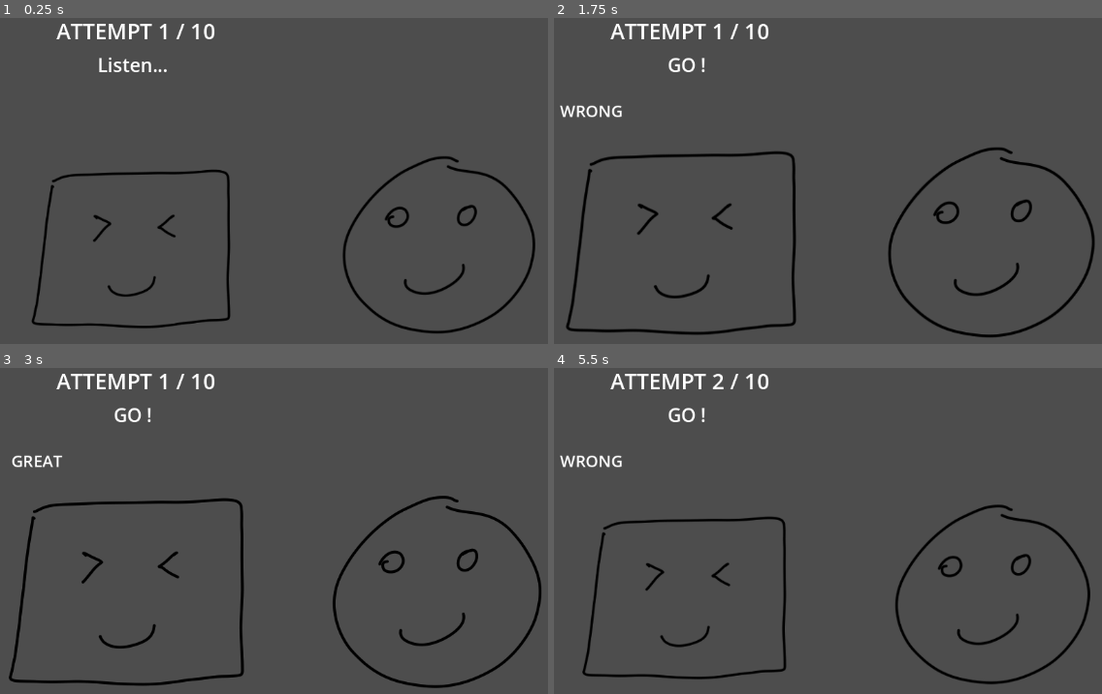
Above: before the commit, frames 1-4 (two rows, left to right).
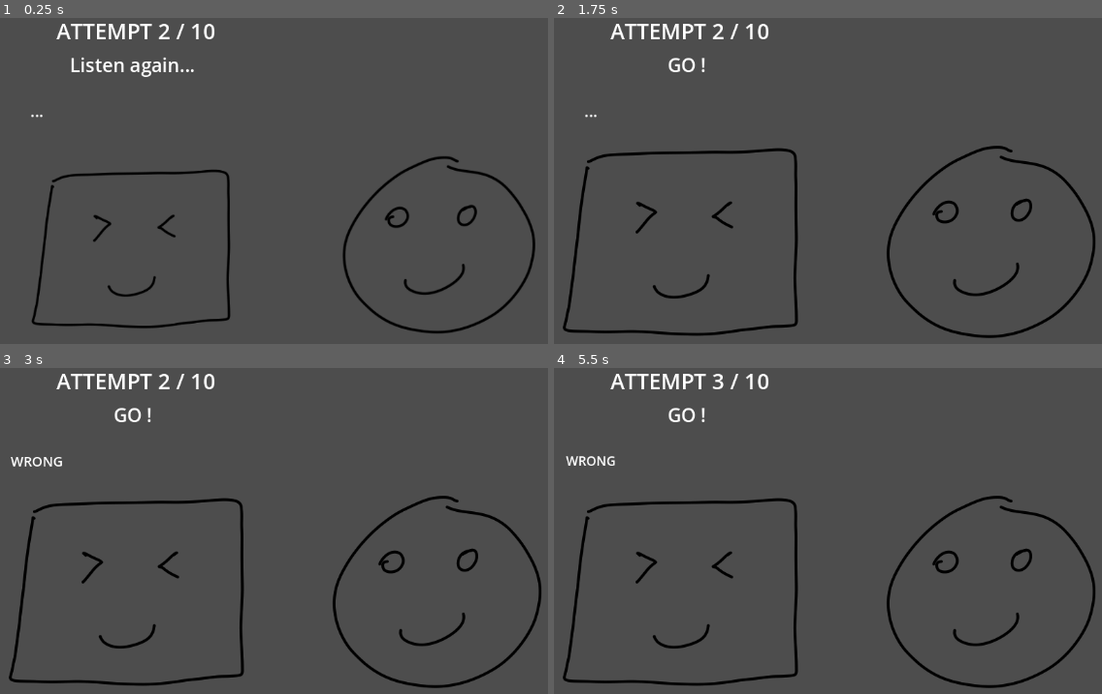
Above: after the commit, the same moments.

Repository: edralzar/gwj-86
Game: Godot game, scene res://scene_1.tscn
Same seed, same stepped clock (60 frames per second), same inputs: the game is played once before the commit and once after it. Sound files missing from this copy of the repository are replaced by a short silence.
Inputs:
- Up to frame 1 (0.25 s): no input
- Up to frame 2 (1.75 s): tap A (Note1) at 0.6 s; tap D (Note2) at 0.8, 1.35 s; tap W (Note3) at 1.55 s
- Up to frame 3 (3 s): tap W (Note3) at 2.1 s; tap S (Note4) at 2.3, 2.85 s
- Up to frame 4 (5.5 s): tap A (Note1) at 3.05, 3.6 s; tap D (Note2) at 3.8, 4.35 s; tap W (Note3) at 4.55, 5.1 s; tap S (Note4) at 5.3 s

The runs differ from the first frame. In frame 1, 0.5% of the frame differs, in the area x 5-36%, y 1-31%; in frame 2, 3.6%; in frame 3, 0.3%; in frame 4, 5.7%, in the area x 1-99%, y 1-99%.
Error before the commit: Cannot call method 'play' on a null value. (res://node_2d.gd:63)

Commit message:
Refactor beat handling and judging: infinite beats

Diff:
--- a/node_2d.gd
+++ b/node_2d.gd
@@ -5,71 +5,105 @@
 @onready var progress: Label = $ProgressLabel
 @onready var judge: Label = $JudgeLabel
 @onready var synth: SamplerInstrument2D = $Sampler2D
+@onready var beatsPerAttempt := notes.size() + responses.size()
 
-@export var notes : Array[String] = ["C", "E", "G", "B"]
-@export var responses : Array[String] = [ "D", "D", "D", "E"]
+@export var notes : Array[String] = ["D", "E", "G", "B"]
+@export var responses : Array[String] = [ "D", "D", "D", "D"]
 @export var max_attempts : int = 2
 
 var pTween: Tween
 var oTween: Tween
+var jTween: Tween
 var tweenBeat: float
 var attempt: int = 0
 var playerTurn: bool = false
 var stop := false
+var lastBeatPlayed: String = ""
+var lastNotePlayed: String = ""
 
 func _ready() -> void:
 	var beatMs := r.beat_length
+	r.beats(1).connect(func(count): # General animation and tracking of attempts
+		var beat = count % beatsPerAttempt
+		if stop:
+			#Extraneous beat, ensuring cleanup
+			judge.text = ""
+			guide.text = "The End"
+			return
+		if (beat == 0):
+			attempt += 1
+			if (attempt == max_attempts):
+				# Mark stopped and stop tweening
+				r.running = false
+				stop = true
+				oTween.stop()
+				pTween.stop()
+				jTween.stop()
+				$Player/Sprite2D.scale = Vector2.ONE
+				$Other/Sprite2D.scale = Vector2.ONE
+				await get_tree().create_timer(beatMs / 2).timeout
+				if (r.audio_stream_player): r.audio_stream_player.stop()
+				judge.text = ""
+				guide.text = "The End"
+			else:
+				# Start tweening
+				pTween = get_tree().create_tween().set_loops(4)
+				pTween.tween_property($Player/Sprite2D, "scale", Vector2(0.8 , 0.8), beatMs * 0.75)
+				pTween.tween_property($Player/Sprite2D, "scale", Vector2(1.0, 1.0), beatMs * 0.25)
+				oTween = get_tree().create_tween().set_loops(4)
+				oTween.tween_property($Other/Sprite2D, "scale", Vector2(0.9 , 0.9), beatMs * 0.75)
+				oTween.tween_property($Other/Sprite2D, "scale", Vector2(1.0, 1.0), beatMs * 0.25)
+		print("beat %s in attempt %s [total beats %s]" % [beat, attempt, count])
+	)
 	r.beats(1).connect(func(count):
-		playerTurn = count >= 4
+		var beat = count % beatsPerAttempt
+		playerTurn = beat >= notes.size()
 		progress.text = "ATTEMPT %d / %d" % [attempt+1, max_attempts]
 		if (not playerTurn):
 			$ListeningListener2D.make_current()
-			judge.text = ""
+			judge.text = "..."
 			guide.text = "Listen..." if (attempt == 0) else "Listen again..."
+			synth.play_note(notes[beat], 4)
 		else:
 			$PlayingListener2D.make_current()
 			guide.text = "GO !"
+	)
+	#r.audio_stream_player.play()
+	r.running = true
 
-		if (!playerTurn && count < notes.size()):
-			synth.play_note(notes[count], 4)
+func _process(delta: float) -> void:
+	var note = null
+	if (Input.is_action_just_pressed("Note1")):
+		note = "D"
+	elif (Input.is_action_just_pressed("Note2")):
+		note = "B"
+	elif (Input.is_action_just_pressed("Note3")):
+		note = "G"
+	elif (Input.is_action_just_pressed("Note4")):
+		note = "E"
 
-		if (count == 7):
-			attempt += 1
-			print("Attempt %d" % attempt)
-			if (attempt == max_attempts):
-				stop = true
-				oTween.stop()
-				pTween.stop()
-				$Player/Sprite2D.scale = Vector2.ONE
-				$Other/Sprite2D.scale = Vector2.ONE
-				await get_tree().create_timer(beatMs / 2).timeout
-				r.audio_stream_player.stop()
-				judge.text = ""
-				guide.text = "The End"
-		elif stop:
-			#Extraneous beat, ensuring cleanup
-			judge.text = ""
-			guide.text = "The End"
-	)
-	r.beats(1, true, 4).connect(_judge)
+	if (not note):
+		return
+	var beat =  r.current_beat % beatsPerAttempt
+	if (beat < notes.size()):
+		return
+	var curBeat = str(attempt, "-", beat)
+	lastBeatPlayed = curBeat
+	print("Played %s at beat %s" % [note, curBeat])
+	lastNotePlayed = note
+	synth.play_note(note, 3)
+	_judge(beat)
+	#TODO send the note to the judgeddaddadaadad
 
-	pTween = get_tree().create_tween().set_loops()
-	pTween.tween_property($Player/Sprite2D, "scale", Vector2(0.8 , 0.8), beatMs * 0.75)
-	pTween.tween_property($Player/Sprite2D, "scale", Vector2(1.0, 1.0), beatMs * 0.25)
-	oTween = get_tree().create_tween().set_loops()
-	oTween.tween_property($Other/Sprite2D, "scale", Vector2(0.9 , 0.9), beatMs * 0.75)
-	oTween.tween_property($Other/Sprite2D, "scale", Vector2(1.0, 1.0), beatMs * 0.25)
-
-	r.audio_stream_player.play()
-
-
-func _judge(count: int):
-	count = count % 4 #sanitize
-	#simulate user input for now
-	var playerNote = "D" if (randf() > 0.75) else "E"
-	synth.play_note(playerNote, 4)
-
-	if (playerNote == responses[count]):
+func _judge(beat: int):
+	if not playerTurn: return
+	var curBeat = str(attempt, "-", beat)
+	print("Judging %s" % curBeat)
+	if (lastBeatPlayed == curBeat and lastNotePlayed == responses[beat - notes.size()]):
 		judge.text = "GREAT"
 	else:
 		judge.text = "WRONG"
+	var beatMs := r.beat_length
+	jTween = get_tree().create_tween()
+	jTween.tween_property(judge.label_settings, "font_size", 18, beatMs / 2)
+	jTween.tween_property(judge.label_settings, "font_size", 24, beatMs /2)
